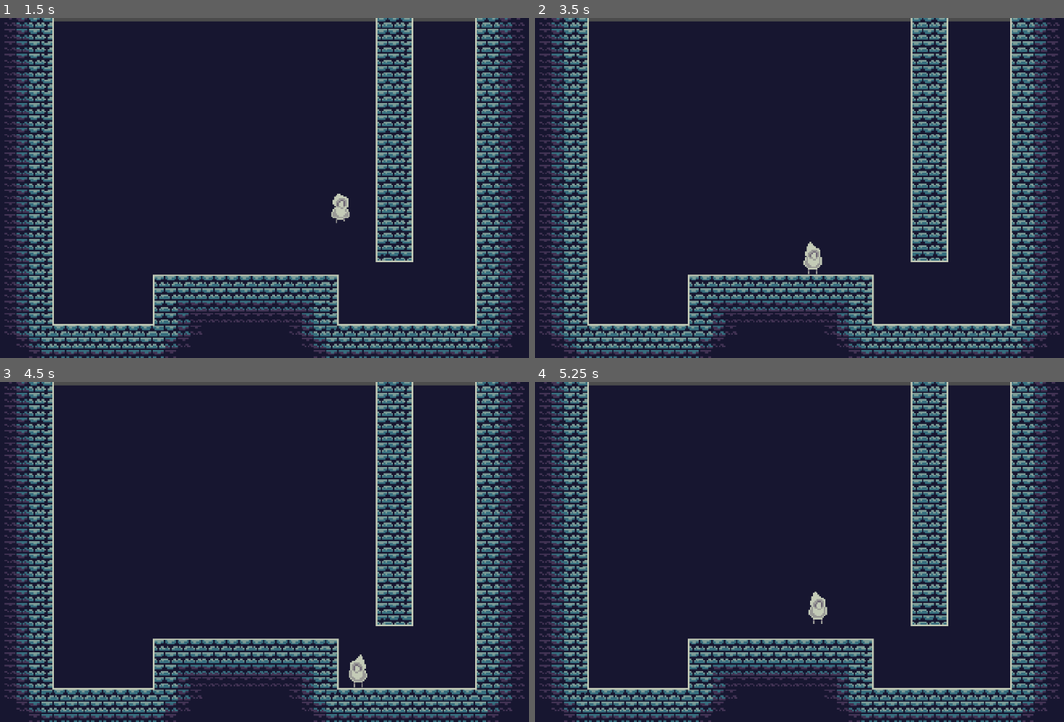
Above: before the commit, frames 1-4 (two rows, left to right).
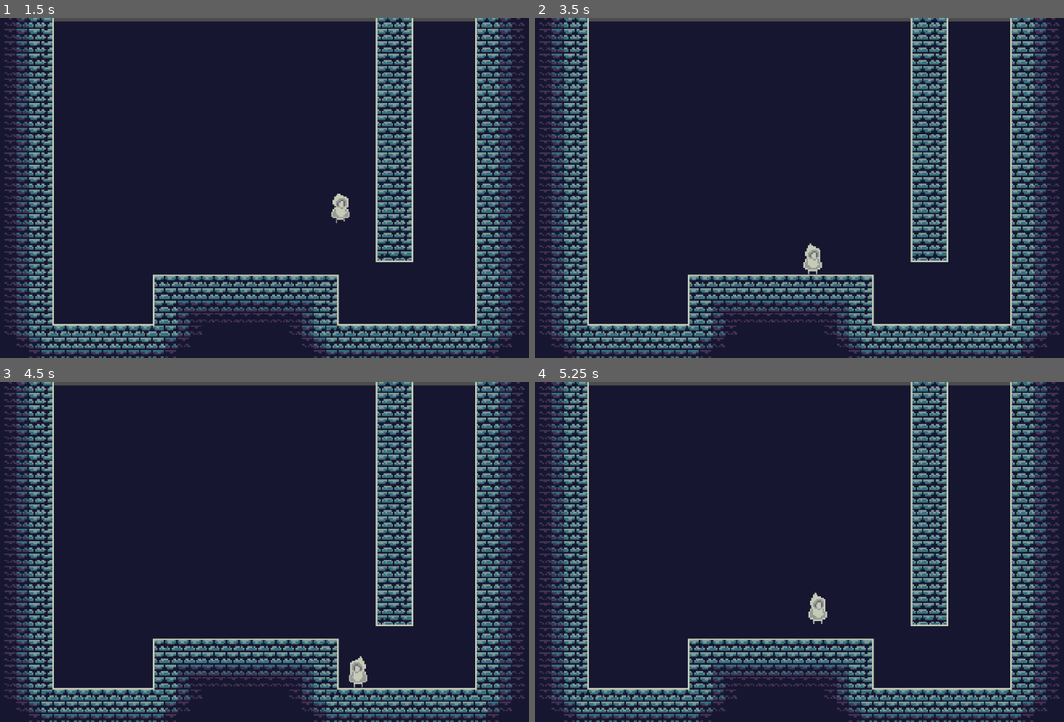
Above: after the commit, the same moments.

Repository: chrisjusto/WizardWoesComleteEdition
Game: Godot game, scene res://GameLevels/TestWorld.tscn
Two runs of this game, one before a commit and one after it. Both use one fixed random seed, a clock stepped at 60 frames per second and the inputs below.
Inputs:
- Up to frame 1 (1.5 s): hold Space (jump) 0.53-1.28 s; hold D (right) from 0.53 s (still down); tap Space (jump) at 1.35 s
- Up to frame 2 (3.5 s): tap Space (jump) at 1.52, 1.82, 2.85, 3.02, 3.32 s; release D (right) at 2.03 s; hold A (left) 2.03-2.78 s; hold Space (jump) 2.03-2.78 s; hold D (right) from 2.78 s (still down)
- Up to frame 3 (4.5 s): hold Space (jump) 3.53-4.28 s; release D (right) at 4.28 s; hold A (left) from 4.28 s (still down); tap Space (jump) at 4.35 s
- Up to frame 4 (5.25 s): tap Space (jump) at 4.52, 4.82 s; release A (left) at 5.03 s; hold D (right) from 5.03 s (still down); hold Space (jump) from 5.03 s (still down)

Frame 1 is identical in both runs. In frame 2, less than 0.1% of the frame differs, in the area x 50-55%, y 65-75%; in frame 3, less than 0.1%; in frame 4, less than 0.1%.

Commit message:
Polish on animation state machine and Slide Animation

Diff:
--- /dev/null
+++ b/Game/Wizard/Actors/AnimationStates.gd
@@ -0,0 +1,31 @@
+extends AnimationPlayer
+
+
+enum States {Idle, Walking, OnWall, Jumping, Falling}
+# Declare member variables here. Examples:
+var AnimationState = States.Idle# var a = 2
+# var b = "text"
+
+
+# Called when the node enters the scene tree for the first time.
+func _ready():
+
+	pass # Replace with function body.
+
+
+#func _physics_process(delta):
+#	match AnimationState:
+#		States.Idle:
+#			print("idle")
+#		States.Walking:
+#			print("walking")
+#		States.OnWall:
+#			print("onwall")
+#		States.Jumping:
+#			print("Jumping")
+#		States.Falling:
+#			print("Falling")
+
+# Called every frame. 'delta' is the elapsed time since the previous frame.
+#func _process(delta):
+	#pass
--- a/Game/Wizard/Actors/Player.tscn
+++ b/Game/Wizard/Actors/Player.tscn
@@ -1,7 +1,8 @@
-[gd_scene load_steps=11 format=2]
+[gd_scene load_steps=12 format=2]
 
 [ext_resource path="res://RawSpriteSheets/MageSpriteTest.png" type="Texture" id=1]
 [ext_resource path="res://Scripts/Player.gd" type="Script" id=2]
+[ext_resource path="res://Actors/AnimationStates.gd" type="Script" id=3]
 
 [sub_resource type="CapsuleShape2D" id=1]
 radius = 6.0
@@ -92,7 +93,7 @@
 
 [sub_resource type="Animation" id=7]
 resource_name = "WallSlide"
-length = 0.4
+length = 0.8
 loop = true
 tracks/0/type = "value"
 tracks/0/path = NodePath("Sprite:frame")
@@ -101,7 +102,7 @@
 tracks/0/imported = false
 tracks/0/enabled = true
 tracks/0/keys = {
-"times": PoolRealArray( 0, 0.1, 0.2, 0.3 ),
+"times": PoolRealArray( 0, 0.2, 0.4, 0.6 ),
 "transitions": PoolRealArray( 1, 1, 1, 1 ),
 "update": 1,
 "values": [ 15, 16, 17, 18 ]
@@ -145,7 +146,13 @@
 anims/Run = SubResource( 4 )
 anims/WallSlide = SubResource( 7 )
 anims/wall = SubResource( 8 )
+script = ExtResource( 3 )
 
 [node name="WallCheck" type="RayCast2D" parent="."]
 enabled = true
 cast_to = Vector2( 8, 0 )
+
+[node name="CeilingCheck" type="RayCast2D" parent="."]
+scale = Vector2( 2, 1 )
+enabled = true
+cast_to = Vector2( 0, -11 )
--- a/Game/Wizard/Scripts/Player.gd
+++ b/Game/Wizard/Scripts/Player.gd
@@ -23,25 +23,26 @@
 var wallgraceperiod = 0
 var wallanimationplaying = false
 onready var wallcheck = get_node("WallCheck")
-
+onready var Animator = get_node("AnimationPlayer")
+onready var CeilingCheck = get_node("CeilingCheck")
+enum States {Idle, Walking, OnWall, Jumping, Falling}
+var AnimState = States.Idle
 #Movement
-func Move(MaxSpeed, IsRight, Anim):
+func Move(MaxSpeed, IsRight):
 	if is_on_floor():
 		isonwall = false
 		motion.x = lerp(motion.x,MaxSpeed,0.05)
 		isright = IsRight
-		$AnimationPlayer.play(Anim)
+		AnimState = States.Walking
 	else:
 		if isonwall == false:
 			if iswalljumping == false:
 				motion.x = lerp(motion.x,MaxSpeed,0.05)
 				isright = IsRight
-				$AnimationPlayer.play(Anim)
 			else:
 				if lockmovement == false:
 					motion.x = lerp(motion.x, MaxSpeed, .75)
 					isright=IsRight
-					$AnimationPlayer.play(Anim)
 #Animation Stuff
 func RotateSprite (Direction):
 	if Direction == true:
@@ -55,22 +56,25 @@
 func AirAnimation():
 	if motion.y > 0:
 		if isonwall == false:
-			$AnimationPlayer.play("FallIdle")
-	else:
-		$AnimationPlayer.play("JumpIdle")
+			AnimState = States.Falling
+	else:
+		AnimState = States.Jumping
 #Jump stuff
 func JumpInput():
 	motion.y = -jump[0]
 	jumpincrement = jumpincrement + 1
 	canjump = true
 func Jump ():
-	if jumpincrement < 8:
-		motion.y = -jump[jumpincrement]
-		jumpincrement = jumpincrement + 1
-	else:
-		JumpEnd()
-func JumpEnd():
-		motion.y = -jumpend
+	if CeilingCheck.is_colliding(): #Bonk check goes here
+		JumpEnd(0)
+	else:
+		if jumpincrement < 8:
+			motion.y = -jump[jumpincrement]
+			jumpincrement = jumpincrement + 1
+		else:
+			JumpEnd(-jumpend)
+func JumpEnd(Direction):
+		motion.y = Direction
 		canjump = false
 		jumpincrement = 0
 #Walljump Shit
@@ -83,8 +87,6 @@
 			if isright == true:
 				if Input.is_action_pressed("right"):
 					isonwall = true
-					#$AnimationPlayer.play("wall")
-					print("wall")
 					if motion.y > 0:
 						if Input.is_action_just_pressed("jump"):
 							WallJumpInput(isright)
@@ -93,18 +95,15 @@
 					if isonwall == true:
 						if wallgraceperiod < 7:
 							wallgraceperiod = wallgraceperiod + 1
-							#$AnimationPlayer.play("wall")
 							if Input.is_action_just_pressed("jump"):
 								WallJumpInput(isright)
 								isonwall = false
 						else:
-							print ("endgraceperiod")
 							isonwall = false
 							activegravity = gravity
 			else:
 				if Input.is_action_pressed("left"):
 					isonwall = true
-					#$AnimationPlayer.play("wall")
 					if motion.y > 0:
 						if Input.is_action_just_pressed("jump"):
 							WallJumpInput(isright)
@@ -113,12 +112,10 @@
 					if isonwall == true:
 						if wallgraceperiod < 7:
 							wallgraceperiod = wallgraceperiod + 1
-							#$AnimationPlayer.play("wall")
 							if Input.is_action_just_pressed("jump"):
 								WallJumpInput(isright)
 								isonwall = false
 						else:
-							print ("endgraceperiod")
 							isonwall = false
 							activegravity = gravity
 		else:
@@ -168,28 +165,38 @@
 	#ensure we never fall faster than intended
 	if motion.y > maxfallspeed:
 		motion.y = maxfallspeed
-
-
-
+#Handles them Animations
+func HandleAnimation ():
+	match AnimState:
+		States.Idle:
+			Animator.play("Idle")
+		States.Walking:
+			Animator.play("Run")
+		States.OnWall:
+			Animator.play("wall")
+		States.Jumping:
+			Animator.play("JumpIdle")
+		States.Falling:
+			Animator.play("FallIdle")
 
 ####################BEGIN PLAY#############################
 func _ready():
+	#$get_node("AnimationPlayer").AnimationStates.
 	pass
 
 #####################Event Tick#############################
-func _physics_process(delta):
-
+func _physics_process(_delta):
 	#DO GRAVITY
 	Gravity()
 	#movement
 	if Input.is_action_pressed("right"):
-		Move(maxspeed, true, "Run")
+		Move(maxspeed, true)
 	elif Input.is_action_pressed("left"):
-		Move(-maxspeed, false, "Run")
+		Move(-maxspeed, false)
 	else:
 		if is_on_floor():
 			motion.x = lerp(motion.x,0,0.2)
-			$AnimationPlayer.play("Idle")
+			AnimState = States.Idle
 		else:
 			motion.x = lerp(motion.x,0,0.1)
 
@@ -211,17 +218,11 @@
 				if Input.is_action_pressed("jump"):
 					Jump()
 				else:
-					JumpEnd()
+					JumpEnd(-jumpend)
 	if isonwall ==true:
-		$AnimationPlayer.play("wall")
-		#$AnimationPlayer.playback_speed(wallslideinterval/10)
-	#else:
-		#$AnimationPlayer.playback_speed(1)
-
-	#If Moveinput is pressed call move
-
-
-	#end of tick
+		AnimState = States.OnWall
+
+	HandleAnimation()
 
 	motion = move_and_slide (motion,up)
 
Binary file changed: Game/Wizard/RawSpriteSheets/MageSpriteTest.png
